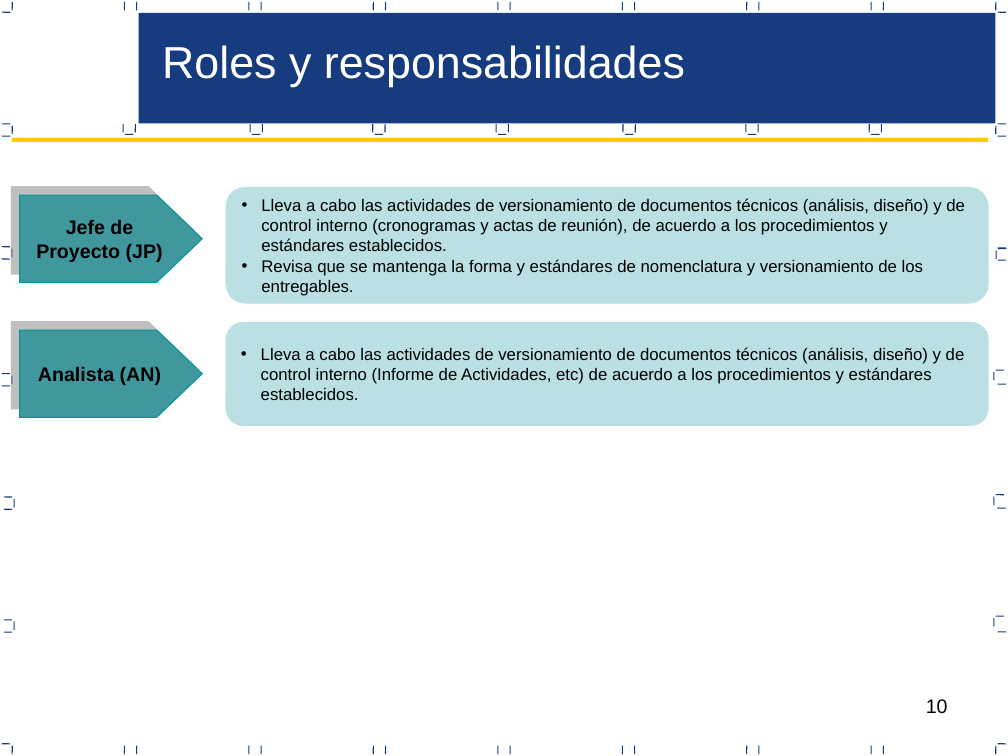
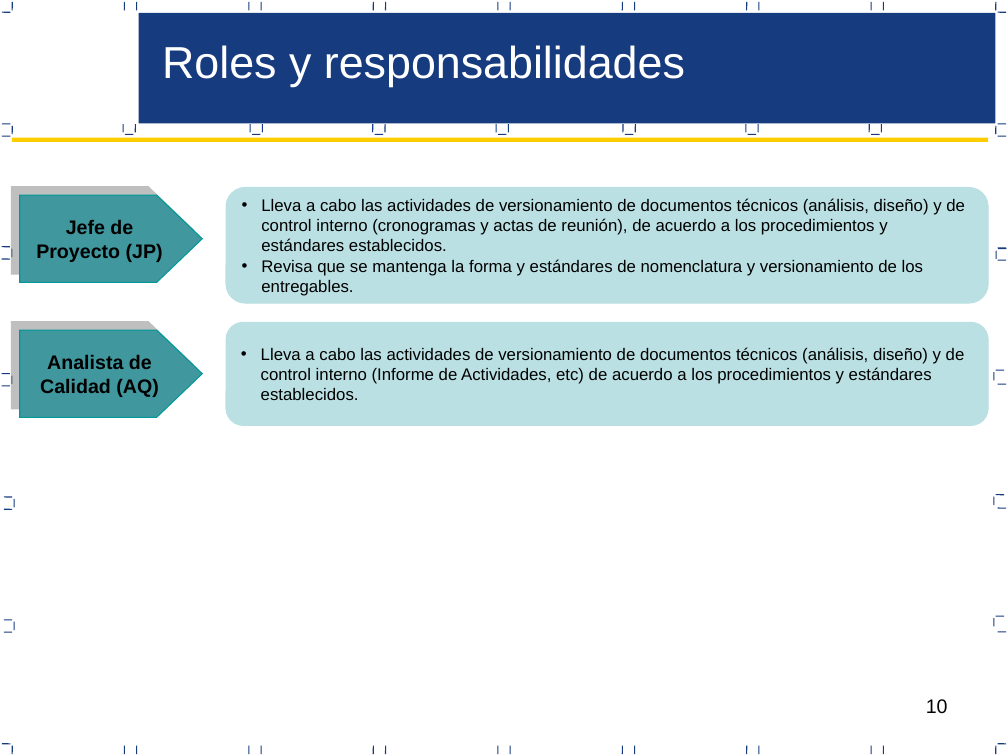
Before and after one commit to acporras/documentationStaradmin, a slide deck: slide 10 of Area de proceso CM/PGC_V1.0_2017.pptx. Drawn at 1008x756 pixels with LibreOffice and Linux fonts; fonts in the diff are those of the drawing. Boxes give left, top, right and bottom in pixels: in the first picture for what was removed or moved away, otherwise in the second. Text is boxed around its words. In the diff, an @@ line names an element or a change of style, - is before the commit and + after.

```diff
--- a/Area de proceso CM/PGC_V1.0_2017.pptx
+++ b/Area de proceso CM/PGC_V1.0_2017.pptx
@@ text in pentagon arrow at bbox=[32, 355, 152, 389]: text changed @@
-Analista (AN)
+Analista de Calidad (AQ)
```
Also in this commit, not shown: 12 other slides changed, 10 other files.
